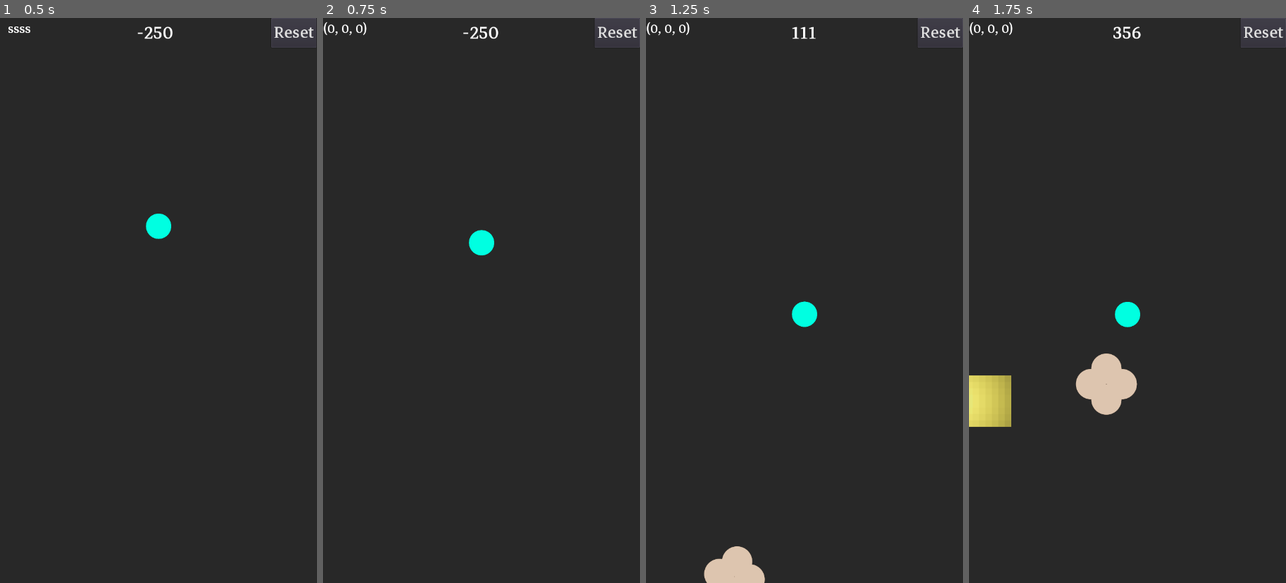
Above: before the commit, frames 1-4 (left to right).
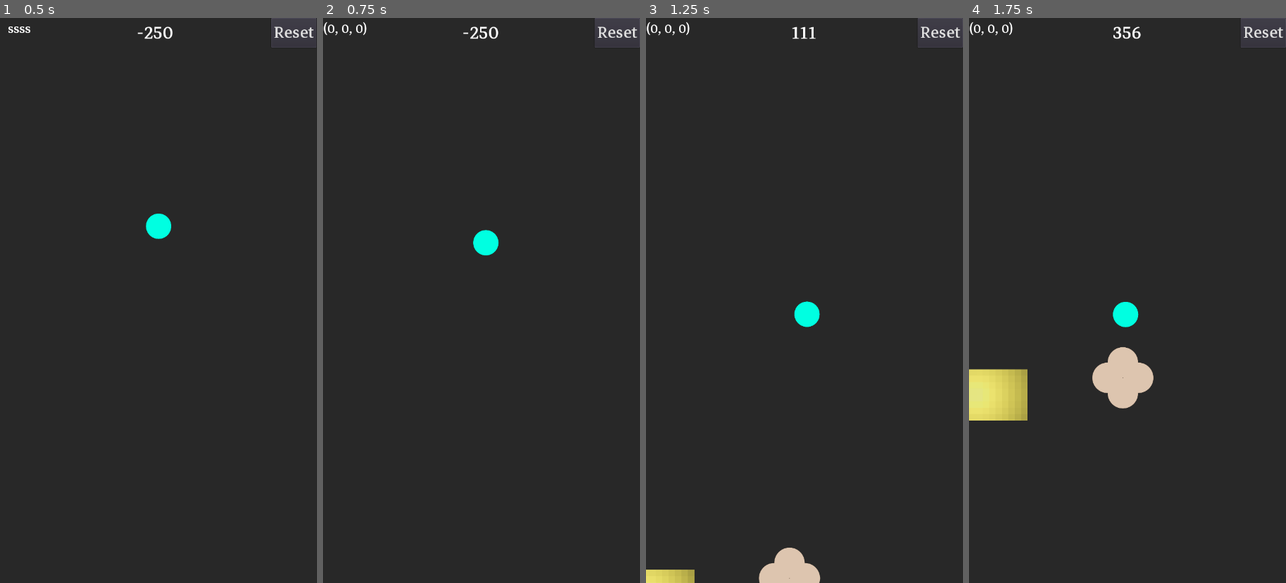
Above: after the commit, the same moments.

Repository: dolorismachina/Pivot
Game: Godot game, scene res://Scenes/Main/Main.tscn
Two runs of this game, one before a commit and one after it. Both use one fixed random seed, a clock stepped at 60 frames per second and the inputs below.
Inputs (mouse positions are in pixels of both pictures, inside the frame that each line leads up to):
- Up to frame 1 (0.5 s): no input
- Up to frame 2 (0.75 s): move the mouse to (551, 272) at 0.52 s; hold Right (ui_right) from 0.53 s (still down); hold Space (space) from 0.53 s (still down); click (551, 272) at 0.67 s
- Up to frame 3 (1.25 s): keep holding Right (ui_right); keep holding Space (space)
- Up to frame 4 (1.75 s): move the mouse to (1064, 328) at 1.27 s; release Right (ui_right) at 1.28 s; release Space (space) at 1.28 s; hold Left (ui_left) from 1.28 s (still down); tap Space (space) at 1.35 s

Frame 1 is identical in both runs. In frame 2, 0.1% of the frame differs, in the area x 46-56%, y 37-42%; in frame 3, 2.1%; in frame 4, 2.4%, in the area x 0-59%, y 50-73%.
Error in both runs: Invalid get index 'Direction' (on base: 'null instance'). (res://Scenes/Main/Main.gd:28)

Commit message:
Change control scheme
Control the player directly instead of the level.

Diff:
--- a/Scenes/Levels/Level.tscn
+++ b/Scenes/Levels/Level.tscn
@@ -21,5 +21,6 @@
 [node name="Blocks" type="Node2D" parent="Pivot/Content"]
 
 [node name="LevelController" parent="." instance=ExtResource( 3 )]
+rotation_angle = 0
 
 [node name="MobileController" parent="." instance=ExtResource( 4 )]
--- a/Scenes/Player/Player.gd
+++ b/Scenes/Player/Player.gd
@@ -15,6 +15,7 @@
 var last_block : Block
 
 
+var acc = Vector2(5, 0)
 func _process(delta : float):
 	velocity += gravity * delta
 	velocity.y = clamp(velocity.y, -bounce_limit, bounce_limit)
@@ -29,6 +30,15 @@
 		$Audio.play()
 		#$AnimationPlayer.play("bounce")
 		velocity = velocity.normalized().bounce(collision.normal) * bounce_limit
+
+func _unhandled_input(event):
+
+	if event.is_action_pressed("ui_left"):
+		velocity += Vector2(-100, 0)
+
+	if event.is_action_pressed("ui_right"):
+		velocity += Vector2(100, 0)
+
 
 
 func collide(collision : KinematicCollision2D) -> void:
